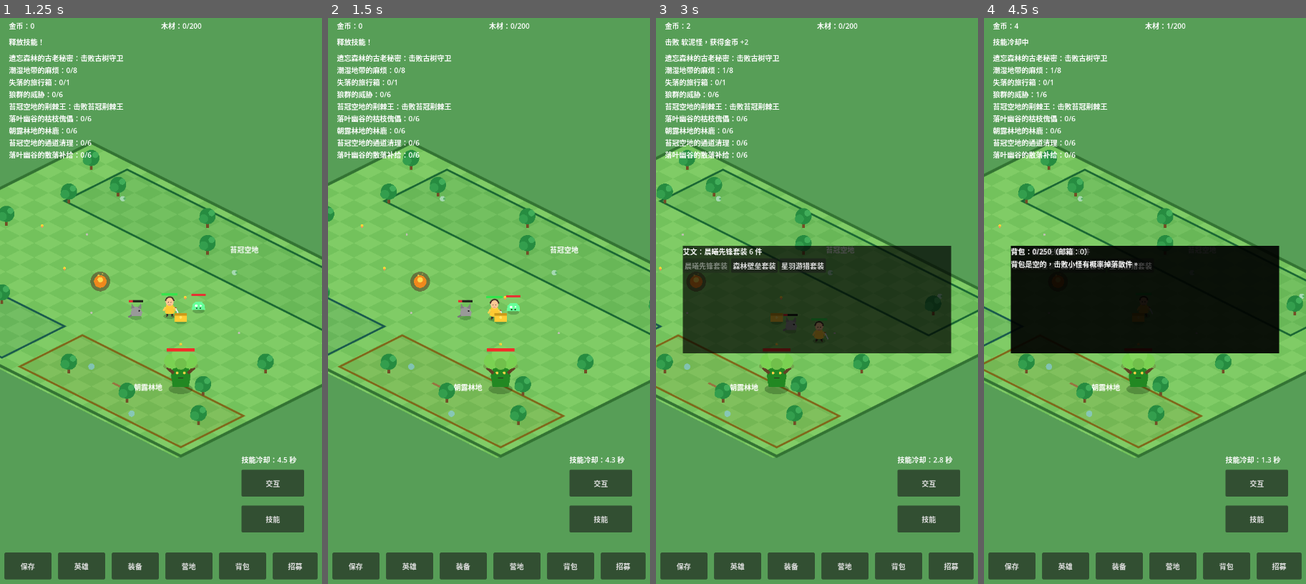
Above: before the commit, frames 1-4 (left to right).
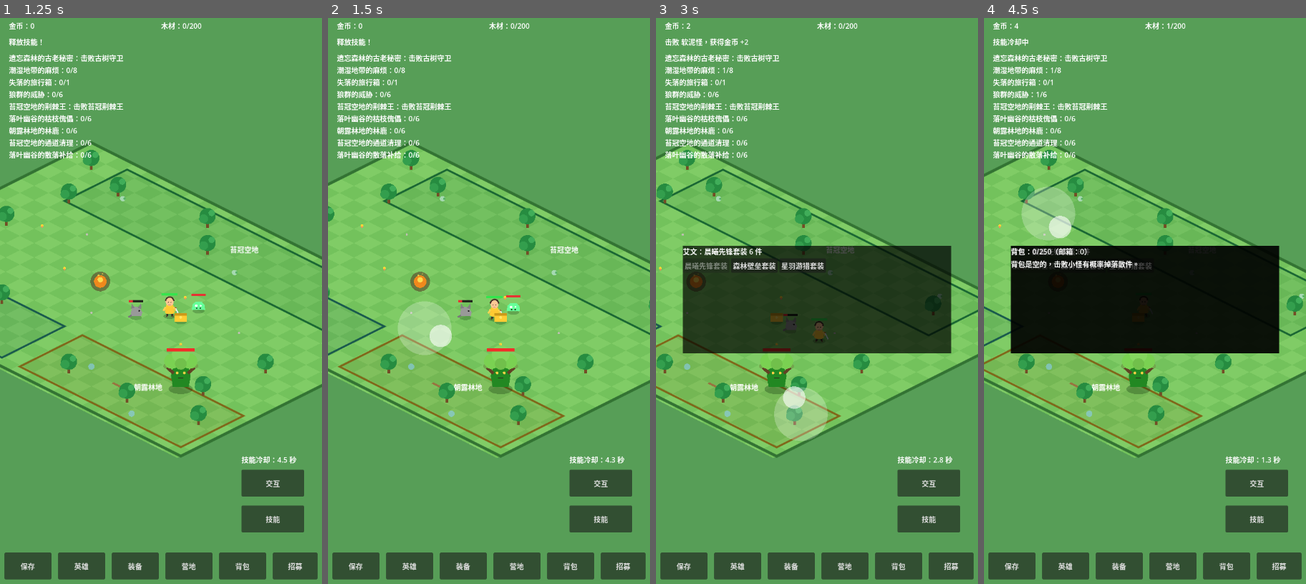
Above: after the commit, the same moments.

Repository: oneyi53/game
Game: Godot game, scene res://scenes/main.tscn
The game is run twice, just before and just after one commit, with the same random seed, the same clock (stepped at 60 frames per second) and the same inputs.
Inputs (mouse positions are in pixels of both pictures, inside the frame that each line leads up to):
- Up to frame 1 (1.25 s): tap Enter at 0.5 s; move the mouse to (231, 272) at 0.52 s; hold Right (ui_right) from 0.53 s (still down); tap E at 0.6 s; click (231, 272) at 0.67 s; tap Space at 0.77 s
- Up to frame 2 (1.5 s): release Right (ui_right) at 1.25 s; drag from (424, 329) to (598, 408) at 1.27 s
- Up to frame 3 (3 s): move the mouse to (849, 170) at 2.02 s; hold Right (ui_right) 2.03-2.75 s; tap Q at 2.1 s; click (849, 170) at 2.17 s; drag from (800, 414) to (720, 216) at 2.77 s
- Up to frame 4 (4.5 s): move the mouse to (1241, 385) at 3.52 s; hold Left (ui_left) 3.53-4.25 s; tap B at 3.6 s; click (1241, 385) at 3.67 s; tap Space at 3.77 s; drag from (1048, 216) to (1222, 414) at 4.27 s

Frame 1 is identical in both runs. In frame 2, 1.2% of the frame differs, in the area x 21-39%, y 50-60%; in frame 3, 1.3%, in the area x 36-54%, y 65-75%; in frame 4, 1.2%.

Commit message:
feat: allow dynamic joystick placement across movement area

Diff:
--- a/scenes/main.tscn
+++ b/scenes/main.tscn
@@ -134,11 +134,13 @@
 text = "技能就绪"
 
 [node name="Joystick" type="Control" parent="UI"]
+anchors_preset = 15
+anchor_right = 1.0
+anchor_bottom = 1.0
+grow_horizontal = 2
+grow_vertical = 2
+mouse_filter = 2
 script = ExtResource("4_joy")
-offset_left = 40.0
-offset_top = 1020.0
-offset_right = 200.0
-offset_bottom = 1180.0
 
 [node name="HeroPanel" type="Control" parent="UI"]
 script = ExtResource("5_panel")
